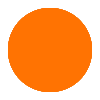
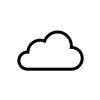
Layers edited between the first and the second w=100, h=100 image:
showed "Слой 2", painted on it over [17, 30, 84, 71]
hid "Слой 1", painted on it over [8, 8, 92, 92]
